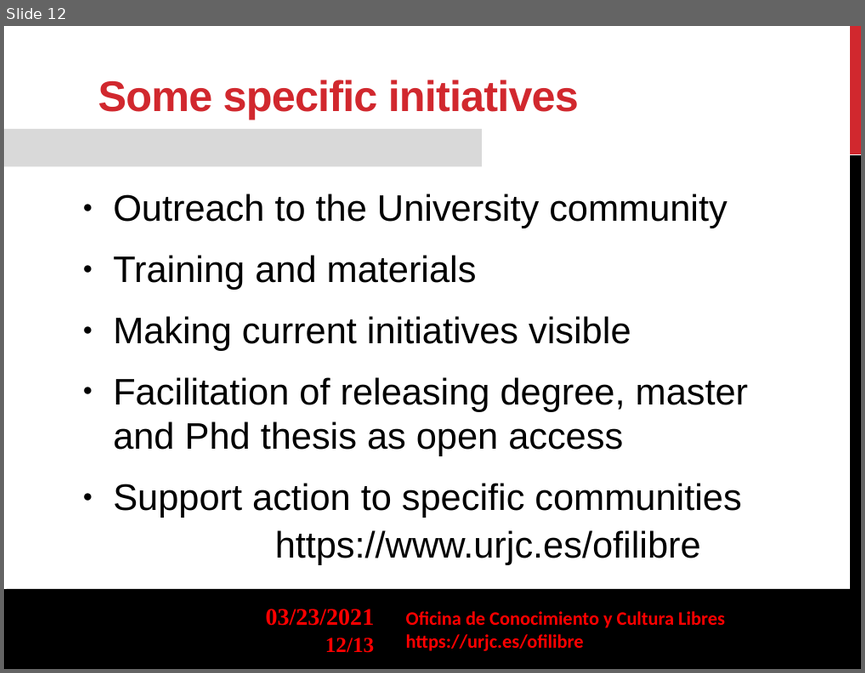
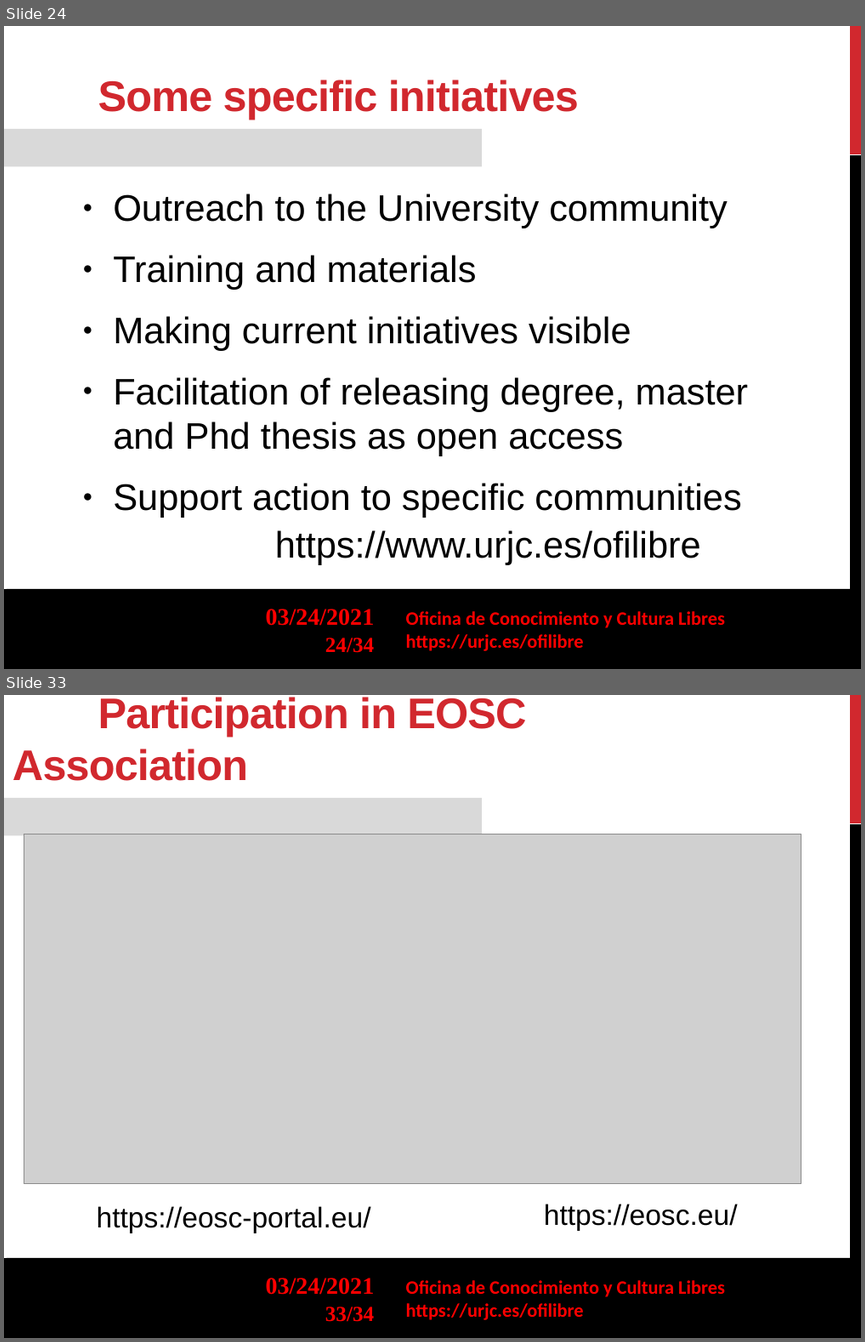
Before and after one commit to gabrielIzquierdo/OfiLibreGabri.github.io, a slide deck: transpas/ofilibre/Ofilibre-presentacion-en.odp. Shown one above the other, each under a label of ours: slide 12 before the commit, slides 24 and 33 after it; the slides between them are not shown. The pictures are 865x673 and 865x1342 pixels, drawn with LibreOffice and Linux fonts; fonts in the diff are those of the drawing; grey boxes stand for pictures; background and template pictures are left out. Boxes give left, top, right and bottom in pixels: in the first picture for what was removed or moved away, otherwise in the second. Text is boxed around its words. In the diff, an @@ line names an element or a change of style, - is before the commit and + after.

```diff
--- a/transpas/ofilibre/Ofilibre-presentacion-en.odp
+++ b/transpas/ofilibre/Ofilibre-presentacion-en.odp
@@ slide 33 added at box(4, 695, 861, 1338), background #FFFFFF; not listed: 7 template elements that a slide beside it also shows @@
@@ text added at box(12, 697, 526, 781), 36 pt, text #D1282E, bold @@
+Participation in EOSC Association
@@ picture added at box(24, 834, 800, 1184) @@
@@ text added at box(544, 1203, 738, 1231), 24 pt, text #000000 @@
+https://eosc.eu/
@@ text added at box(97, 1206, 371, 1233), 24 pt, text #000000 @@
+https://eosc-portal.eu/
@@ what was slide 12 is now slide 24 @@
@@ slide 24 changed as well @@
@@ text at box(266, 608, 375, 625): text changed @@
-03/23/2021
+03/24/2021
@@ page number at box(325, 637, 374, 652): text changed @@
-12/13
+24/34
```
Also in this commit, not shown: 12 other slides changed, 20 other slides added, 1 other file.
